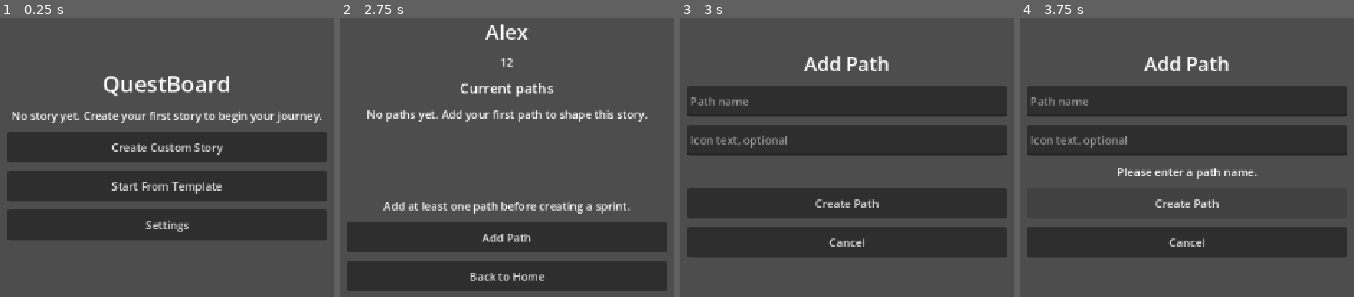
Above: before the commit, frames 1-4 (left to right).
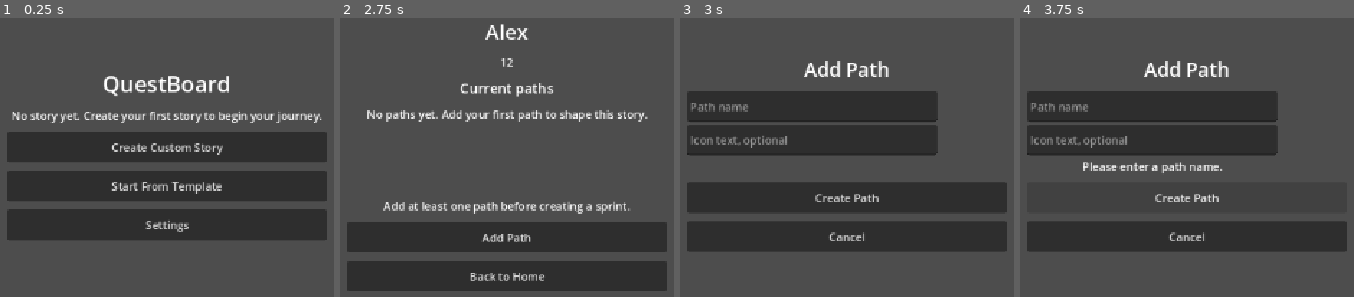
Above: after the commit, the same moments.

Repository: Farhad7d7/QuestBoard
Game: Godot game, scene res://scenes/Main.tscn
The game is run twice, just before and just after one commit, with the same random seed, the same clock (stepped at 60 frames per second) and the same inputs.
Inputs (mouse positions are in pixels of both pictures, inside the frame that each line leads up to):
- Up to frame 1 (0.25 s): no input
- Up to frame 2 (2.75 s): click "Create Custom Story" at 0.5 s; click (507, 79) at 1.27 s; type "Alex" at 1.35 s; click (507, 140) at 1.5 s; type "12" at 1.58 s; click "Create" at 2 s
- Up to frame 3 (3 s): click "Add Path" at 2.75 s
- Up to frame 4 (3.75 s): click "Create Path" at 3.5 s

Frames 1-2 are identical in both runs. In frame 3, 16% of the frame differs, in the area x 2-98%, y 13-86%; in frame 4, 14%.

Commit message:
Update AddPathScreen to two column layout

Diff:
--- a/scenes/Main.tscn
+++ b/scenes/Main.tscn
@@ -218,41 +218,47 @@
 text = "Add Path"
 horizontal_alignment = 1
 
-[node name="PathNameInput" type="LineEdit" parent="ScreenContainer/ContentBox/AddPathScreen" unique_id=1462095252]
+[node name="PathContentColumns" type="HBoxContainer" parent="ScreenContainer/ContentBox/AddPathScreen"]
+layout_mode = 2
+
+[node name="PathFormSuggestedScrollContainer" type="ScrollContainer" parent="ScreenContainer/ContentBox/AddPathScreen/PathContentColumns" unique_id=323849736]
+custom_minimum_size = Vector2(420, 130)
+layout_mode = 2
+horizontal_scroll_mode = 0
+
+[node name="PathFormSuggestedList" type="VBoxContainer" parent="ScreenContainer/ContentBox/AddPathScreen/PathContentColumns/PathFormSuggestedScrollContainer" unique_id=1980416460]
+layout_mode = 2
+size_flags_horizontal = 3
+theme_override_constants/separation = 6
+
+[node name="CustomPathFormColumn" type="VBoxContainer" parent="ScreenContainer/ContentBox/AddPathScreen/PathContentColumns"]
+layout_mode = 2
+
+[node name="PathNameInput" type="LineEdit" parent="ScreenContainer/ContentBox/AddPathScreen/PathContentColumns/CustomPathFormColumn" unique_id=1462095252]
 custom_minimum_size = Vector2(360, 44)
 layout_mode = 2
 placeholder_text = "Path name"
 
-[node name="PathIconInput" type="LineEdit" parent="ScreenContainer/ContentBox/AddPathScreen" unique_id=1706718606]
+[node name="PathIconInput" type="LineEdit" parent="ScreenContainer/ContentBox/AddPathScreen/PathContentColumns/CustomPathFormColumn" unique_id=1706718606]
 custom_minimum_size = Vector2(360, 44)
 layout_mode = 2
 placeholder_text = "Icon text, optional"
 
-[node name="PathFormMessageLabel" type="Label" parent="ScreenContainer/ContentBox/AddPathScreen" unique_id=477073351]
-layout_mode = 2
-horizontal_alignment = 1
-autowrap_mode = 3
-
-[node name="CreatePathButton" type="Button" parent="ScreenContainer/ContentBox/AddPathScreen" unique_id=1282305446]
-custom_minimum_size = Vector2(340, 44)
-layout_mode = 2
-text = "Create Path"
-
-[node name="SuggestedPathFormTitleLabel" type="Label" parent="ScreenContainer/ContentBox/AddPathScreen" unique_id=695386803]
+[node name="PathFormMessageLabel" type="Label" parent="ScreenContainer/ContentBox/AddPathScreen/PathContentColumns/CustomPathFormColumn" unique_id=477073351]
+layout_mode = 2
+horizontal_alignment = 1
+autowrap_mode = 3
+
+[node name="SuggestedPathFormTitleLabel" type="Label" parent="ScreenContainer/ContentBox/AddPathScreen/PathContentColumns/CustomPathFormColumn" unique_id=695386803]
 layout_mode = 2
 theme_override_font_sizes/font_size = 18
 text = "Add from suggested paths"
 horizontal_alignment = 1
 
-[node name="PathFormSuggestedScrollContainer" type="ScrollContainer" parent="ScreenContainer/ContentBox/AddPathScreen" unique_id=323849736]
-custom_minimum_size = Vector2(420, 130)
-layout_mode = 2
-horizontal_scroll_mode = 0
-
-[node name="PathFormSuggestedList" type="VBoxContainer" parent="ScreenContainer/ContentBox/AddPathScreen/PathFormSuggestedScrollContainer" unique_id=1980416460]
-layout_mode = 2
-size_flags_horizontal = 3
-theme_override_constants/separation = 6
+[node name="CreatePathButton" type="Button" parent="ScreenContainer/ContentBox/AddPathScreen" unique_id=1282305446]
+custom_minimum_size = Vector2(340, 44)
+layout_mode = 2
+text = "Create Path"
 
 [node name="CancelPathButton" type="Button" parent="ScreenContainer/ContentBox/AddPathScreen" unique_id=722129446]
 custom_minimum_size = Vector2(340, 44)
--- a/scripts/main.gd
+++ b/scripts/main.gd
@@ -150,13 +150,13 @@
 
 @onready var add_path_screen: VBoxContainer = $ScreenContainer/ContentBox/AddPathScreen
 @onready var add_path_title_label: Label = $ScreenContainer/ContentBox/AddPathScreen/AddPathTitleLabel
-@onready var path_name_input: LineEdit = $ScreenContainer/ContentBox/AddPathScreen/PathNameInput
-@onready var path_icon_input: LineEdit = $ScreenContainer/ContentBox/AddPathScreen/PathIconInput
-@onready var path_form_message_label: Label = $ScreenContainer/ContentBox/AddPathScreen/PathFormMessageLabel
+@onready var path_name_input: LineEdit = $ScreenContainer/ContentBox/AddPathScreen/PathContentColumns/CustomPathFormColumn/PathNameInput
+@onready var path_icon_input: LineEdit = $ScreenContainer/ContentBox/AddPathScreen/PathContentColumns/CustomPathFormColumn/PathIconInput
+@onready var path_form_message_label: Label = $ScreenContainer/ContentBox/AddPathScreen/PathContentColumns/CustomPathFormColumn/PathFormMessageLabel
 @onready var create_path_button: Button = $ScreenContainer/ContentBox/AddPathScreen/CreatePathButton
-@onready var suggested_path_form_title_label: Label = $ScreenContainer/ContentBox/AddPathScreen/SuggestedPathFormTitleLabel
-@onready var path_form_suggested_scroll_container: ScrollContainer = $ScreenContainer/ContentBox/AddPathScreen/PathFormSuggestedScrollContainer
-@onready var path_form_suggested_list: VBoxContainer = $ScreenContainer/ContentBox/AddPathScreen/PathFormSuggestedScrollContainer/PathFormSuggestedList
+@onready var suggested_path_form_title_label: Label = $ScreenContainer/ContentBox/AddPathScreen/PathContentColumns/CustomPathFormColumn/SuggestedPathFormTitleLabel
+@onready var path_form_suggested_scroll_container: ScrollContainer = $ScreenContainer/ContentBox/AddPathScreen/PathContentColumns/PathFormSuggestedScrollContainer
+@onready var path_form_suggested_list: VBoxContainer = $ScreenContainer/ContentBox/AddPathScreen/PathContentColumns/PathFormSuggestedScrollContainer/PathFormSuggestedList
 @onready var cancel_path_button: Button = $ScreenContainer/ContentBox/AddPathScreen/CancelPathButton
 
 @onready var add_sprint_screen: VBoxContainer = $ScreenContainer/ContentBox/AddSprintScreen
